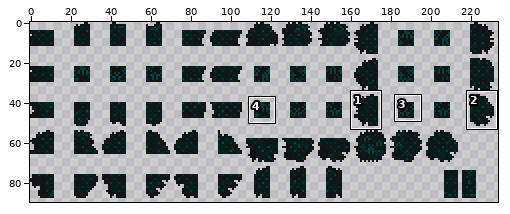
Edited in one commit: sprite sheet (Sources/Modules/Minortopography/GiantPinetree/TilesAndWalls/PineLeavesWall.png). Above: a wide view before the commit, with the close-up outlined.
Close-up. The starting point:
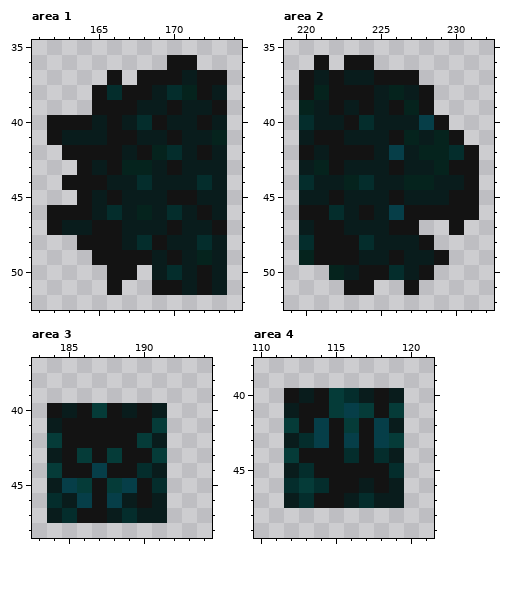
The file is 468x180 pixels, drawn in blocks of 2x2; one block is one cell here. Colours within 5 levels of each other are drawn and written as one. Shown: area 1: x 161..174, y 35..52; area 2: x 219..232, y 35..52; area 3: x 183..194, y 37..48; area 4: x 110..121, y 38..49. The commit also changed other parts of the picture, which this record leaves out.
And afterwards:
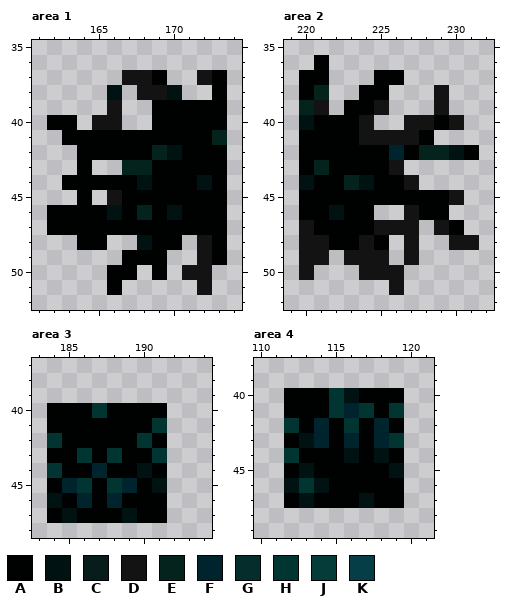
Palette (. is transparent): A #000202  B #001312  C #091c1c  D #131313  E #05231d  F #00242e  G #042d2c  H #003532  J #053b38  K #063e48
Changes in this commit:
Changed rows in their new state; - is an unchanged pixel.
Area 1:
first column x 162:
36 --------..--
37 ----.D-A..-A
38 ---.B.-DB..A
39 ---.-..AAAAA
40 AA.D-..AAAAA
41 .AAAAAAAAAA-
42 -.AAAAA-BAAA
43 --A..--AAAAA
44 -AAAAABAAABA
45 --A.-AAAAAAA
46 AAAABA-ABAAA
47 AAAAAAAAAAAA
48 --AA..BAA.DA
49 ---..AAA..DA
50 ----AA-A.D-.
51 ----A--...-.
Area 2:
first column x 220:
36 -A-..-------
37 AA...AA.----
38 A-..AA...D--
39 -D.AAD...D--
40 BAAAD..DDAD-
41 AAAADD-DA..-
42 AAAAAAFA--BA
43 A-AAAA-.....
44 BAA-BAAD....
45 AAAAAAAAAA-.
46 AABAA..-AA..
47 DAAAAD---DA-
48 D-AADA.D.-DD
49 D-.-DD.D..--
50 D-..--D..---
51 ---..-D.----
Area 3:
first column x 184:
40 AAAHAAAA
41 AAAAAAAH
42 HAAAAAHA
43 AAHAHAAH
44 HAAFAABA
45 AFHAHFAB
46 BAFAFAAA
47 ABAAABAA
Area 4:
first column x 112:
40 AAAHBAAA
41 AAAHFHAH
42 HAFAHAFA
43 ABFAFAFH
44 HAAABABA
45 ABAAAAAB
46 BHBAAAAA
47 ABAAABAA
Where, in picture pixels (left, top, right, bottom), the same in both close-ups:
changed: (47, 55, 227, 295)
changed: (299, 55, 479, 295)
changed: (47, 403, 167, 523)
changed: (284, 388, 404, 508)
